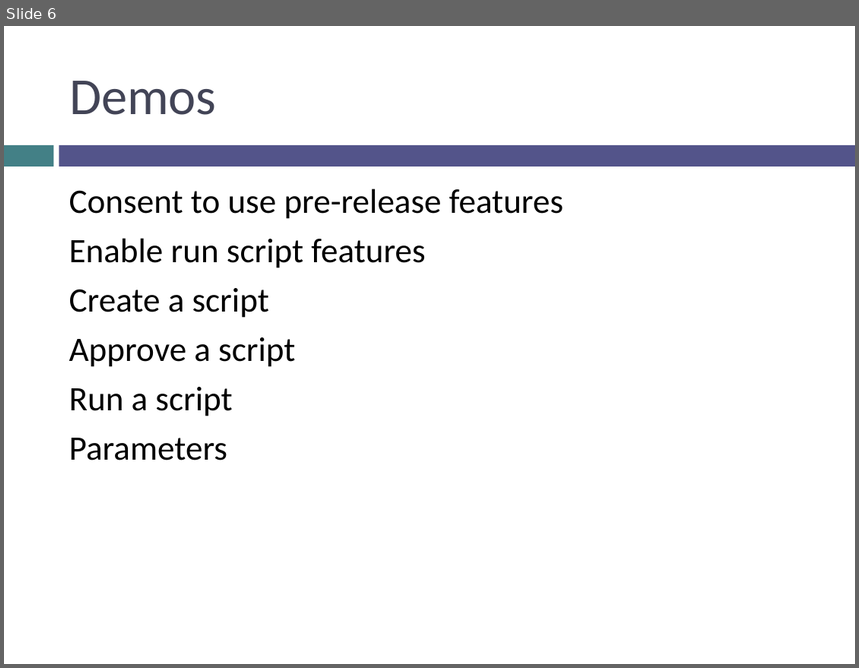
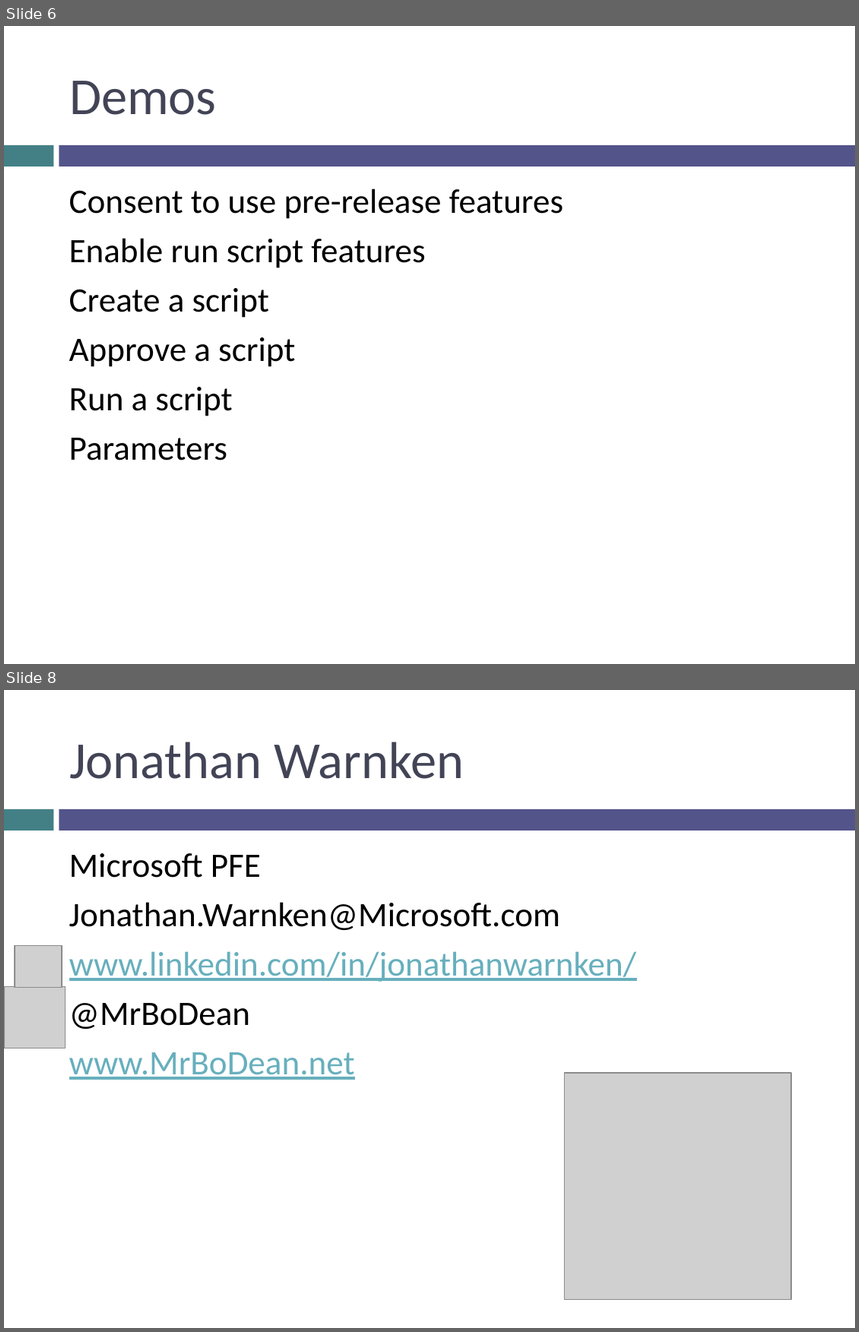
Before and after one commit to mrbodean/Sessions, a slide deck: MVP Days ConfigMgr Run Script/ConfigMgr_RunScript.pptx. Shown one above the other, each under a label of ours: slide 6 before the commit, slides 6 and 8 after it; the slides between them are not shown. The pictures are 859x668 and 859x1332 pixels, drawn with LibreOffice and Linux fonts; fonts in the diff are those of the drawing; grey boxes stand for pictures. Boxes give left, top, right and bottom in pixels: in the first picture for what was removed or moved away, otherwise in the second. Text is boxed around its words. In the diff, an @@ line names an element or a change of style, - is before the commit and + after.

```diff
--- a/MVP Days ConfigMgr Run Script/ConfigMgr_RunScript.pptx
+++ b/MVP Days ConfigMgr Run Script/ConfigMgr_RunScript.pptx
@@ slide 8 added at (x1=4, y1=690, x2=855, y2=1328), background #FFFFFF; not listed: 2 template elements that a slide beside it also shows @@
@@ title added at (x1=69, y1=742, x2=464, y2=779), 44 pt, text #424456 @@
+Jonathan Warnken
@@ text added at (x1=69, y1=853, x2=637, y2=1080), 29 pt, text #67AFBD, underline @@
+Microsoft PFE
+Jonathan.Warnken@Microsoft.com
+www.linkedin.com/in/jonathanwarnken/
+@MrBoDean
+www.MrBoDean.net
@@ picture added at (x1=15, y1=945, x2=62, y2=987) @@
@@ picture added at (x1=4, y1=987, x2=66, y2=1049) @@
@@ picture added at (x1=564, y1=1073, x2=791, y2=1300) @@
```
Also in this commit, not shown: 1 slide changed.
